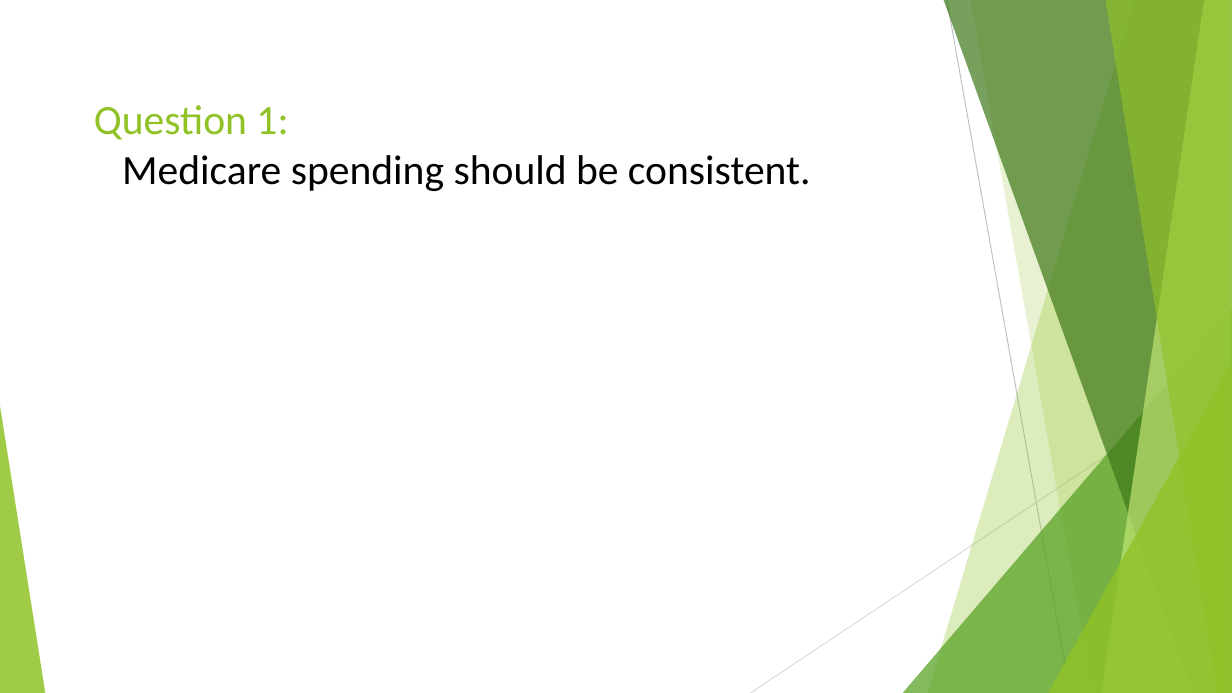
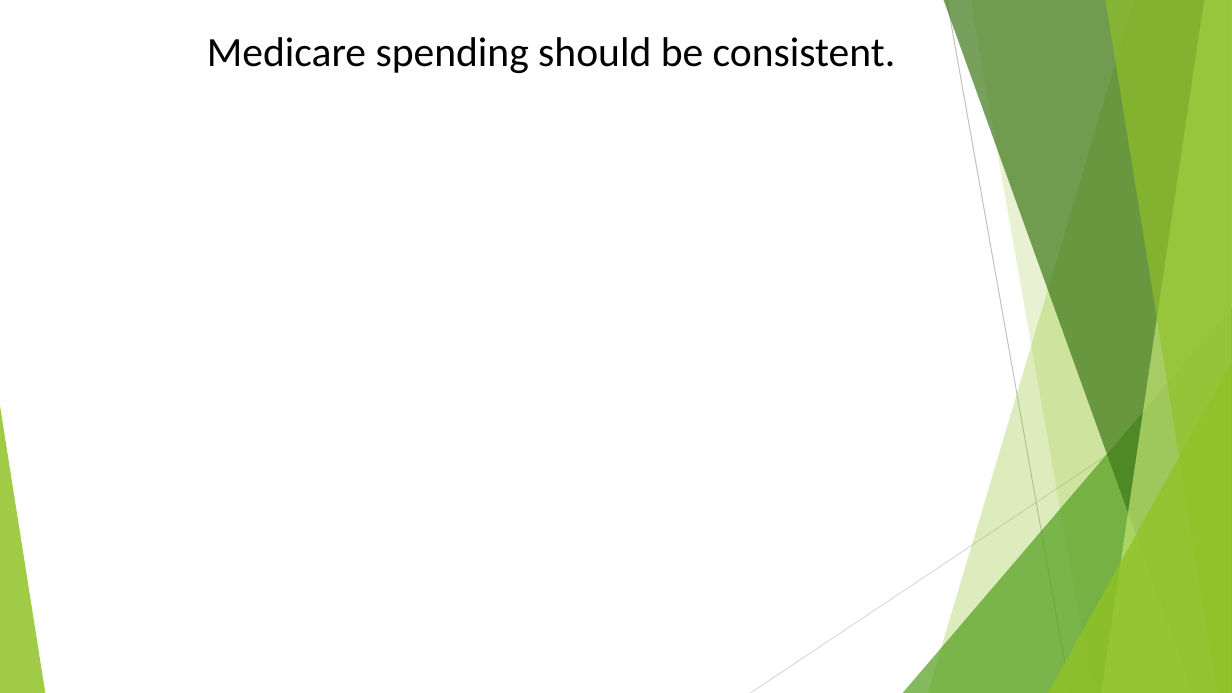
Before and after one commit to TedMur/SnakeBait, a slide deck: slide 8 of SnakeBitePresentation.pptx. Drawn at 1232x693 pixels with LibreOffice and Linux fonts; fonts in the diff are those of the drawing. Boxes give left, top, right and bottom in pixels: in the first picture for what was removed or moved away, otherwise in the second. Text is boxed around its words. In the diff, an @@ line names an element or a change of style, - is before the commit and + after.

```diff
--- a/SnakeBitePresentation.pptx
+++ b/SnakeBitePresentation.pptx
@@ title at [207, 37, 896, 73]: text changed @@
-Question 1:
-Medicare spending should be consistent.
+Medicare spending should be consistent.
```
Also in this commit, not shown: 9 other slides changed.
